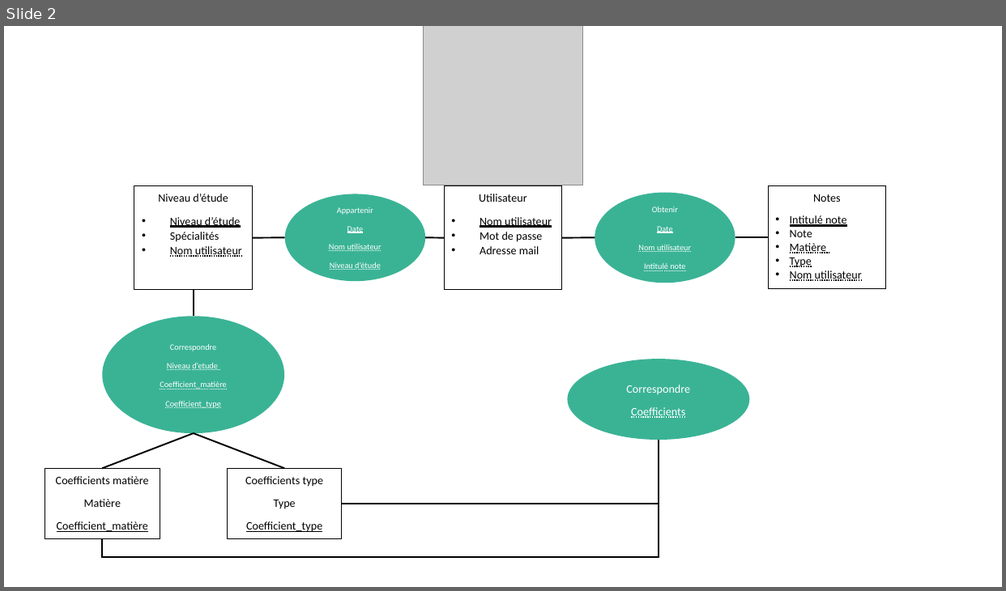
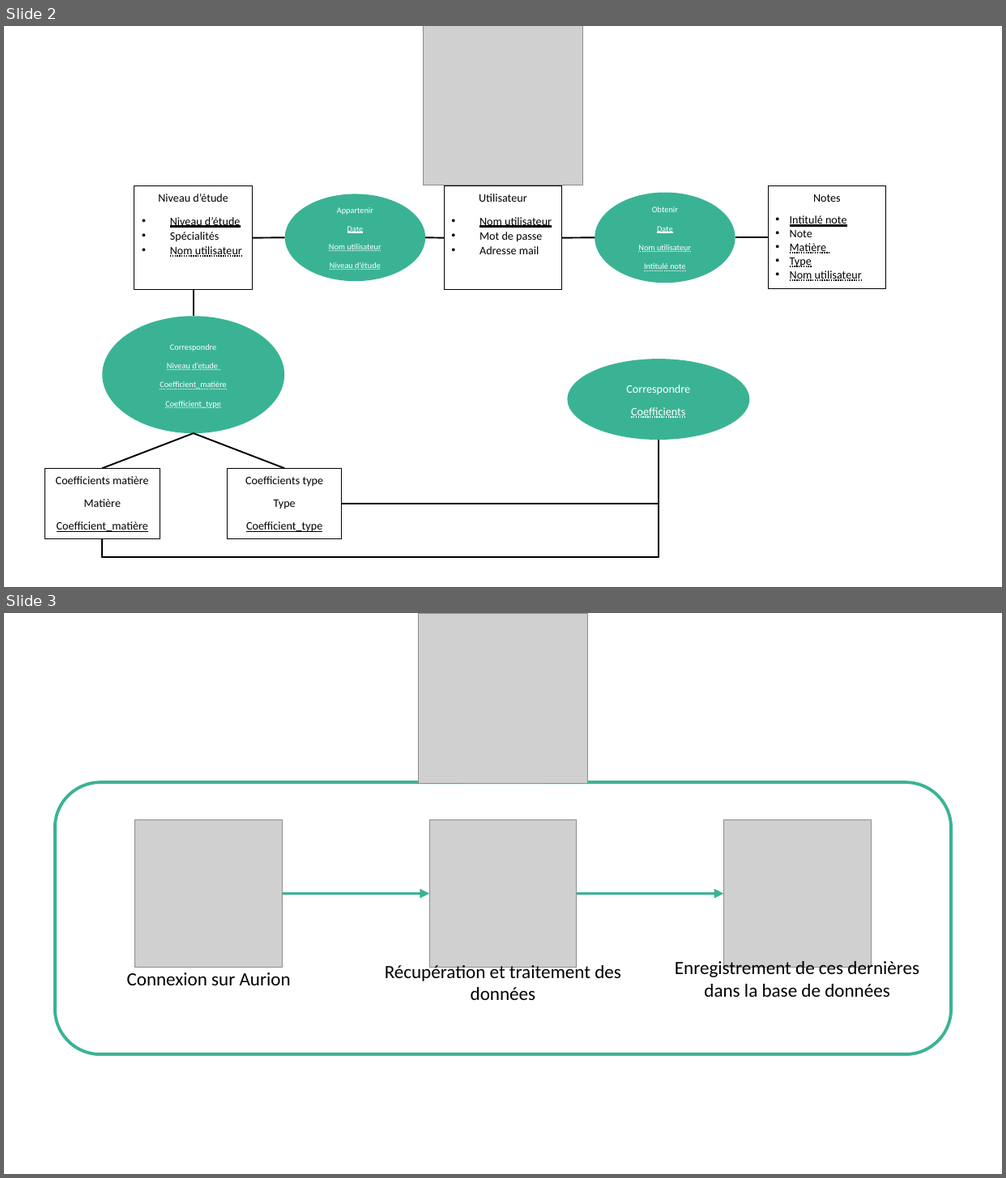
Before and after one commit to hugodemenez/isen-student-portal, a slide deck: powerpoint/Structure_Projet.pptx. Shown one above the other, each under a label of ours: slide 2 before the commit, slides 2 and 3 after it. The pictures are 1006x591 and 1006x1178 pixels, drawn with LibreOffice and Linux fonts; fonts in the diff are those of the drawing; grey boxes stand for pictures. Boxes give left, top, right and bottom in pixels: in the first picture for what was removed or moved away, otherwise in the second. Text is boxed around its words. In the diff, an @@ line names an element or a change of style, - is before the commit and + after.

```diff
--- a/powerpoint/Structure_Projet.pptx
+++ b/powerpoint/Structure_Projet.pptx
@@ slide 3 added at (x1=4, y1=613, x2=1002, y2=1174), background #FFFFFF @@
@@ picture added at (x1=418, y1=614, x2=587, y2=783) @@
@@ rounded rectangle added at (x1=55, y1=782, x2=951, y2=1054), outline #3AB395 3 pt @@
@@ picture added at (x1=135, y1=820, x2=283, y2=968) @@
@@ picture added at (x1=429, y1=820, x2=577, y2=968) @@
@@ picture added at (x1=723, y1=820, x2=871, y2=968) @@
@@ arrow added from (283, 894) to (429, 894), #3AB395 3 pt @@
@@ arrow added from (577, 894) to (723, 894), #3AB395 3 pt @@
@@ text added at (x1=127, y1=973, x2=291, y2=986), 18 pt, text #000000 @@
+Connexion sur Aurion
@@ text added at (x1=385, y1=962, x2=621, y2=1000), 18 pt, text #000000 @@
+Récupération et traitement des données
@@ text added at (x1=675, y1=958, x2=919, y2=997), 18 pt, text #000000 @@
+Enregistrement de ces dernières dans la base de données
```
Also in this commit, not shown: 1 other slide added, 1 other file.
